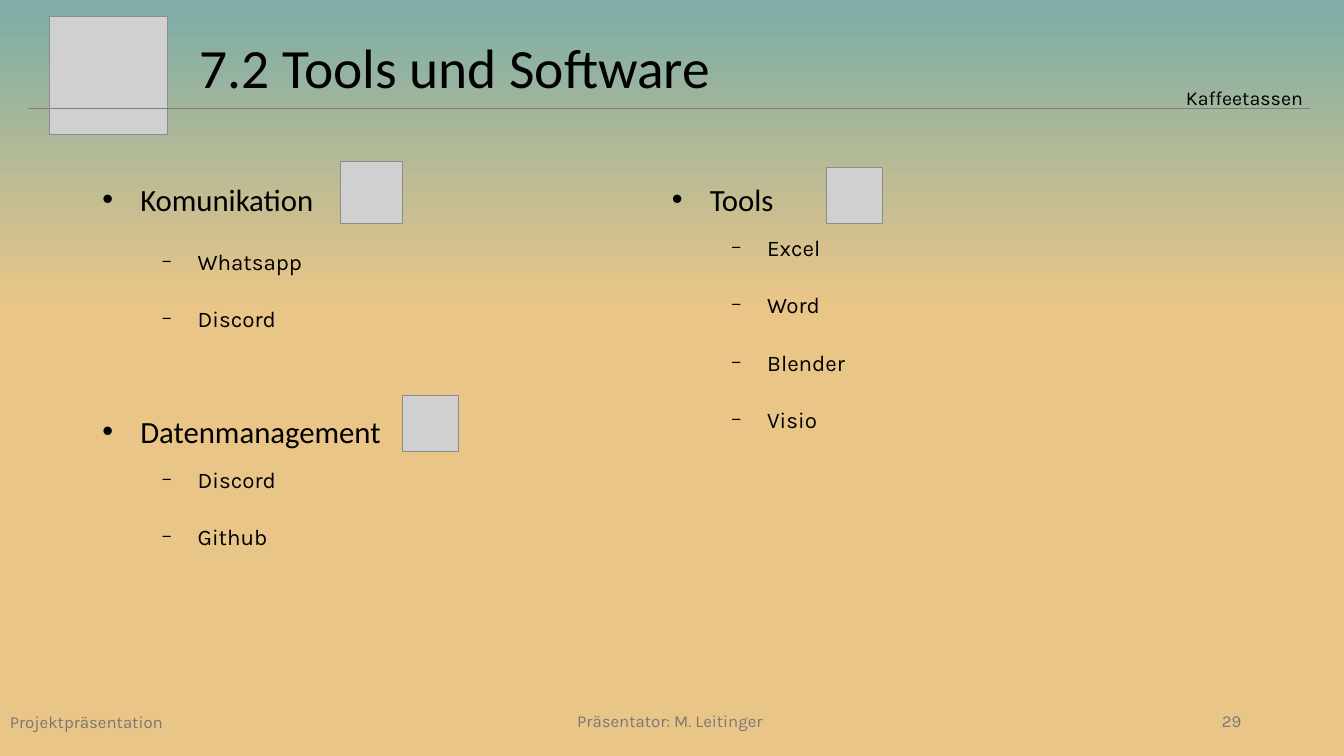
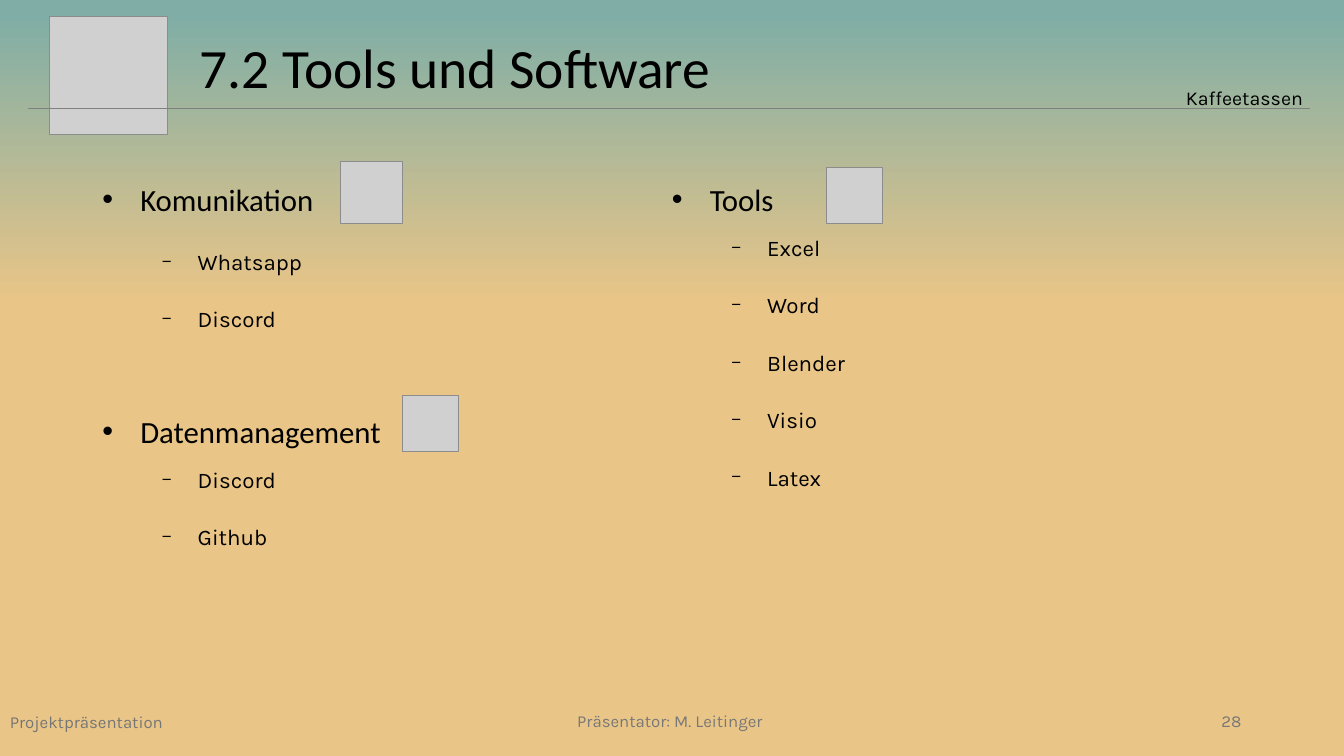
Before and after one commit to Beatlex/KaffeeContainer, a slide deck: slide 28 of Projektpräsentation/Powerpoint/Projektpräsentation V8m.pptx (slide 29 before the commit). Drawn at 1344x756 pixels with LibreOffice and Linux fonts; fonts in the diff are those of the drawing; grey boxes stand for pictures. Boxes give left, top, right and bottom in pixels: in the first picture for what was removed or moved away, otherwise in the second. Text is boxed around its words. In the diff, an @@ line names an element or a change of style, - is before the commit and + after.

```diff
--- a/Projektpräsentation/Powerpoint/Projektpräsentation V8m.pptx
+++ b/Projektpräsentation/Powerpoint/Projektpräsentation V8m.pptx
@@ text at (767, 472, 821, 487): paragraph added @@
+  − Latex
```
Also in this commit, not shown: 8 other slides changed, 2 slides removed.
